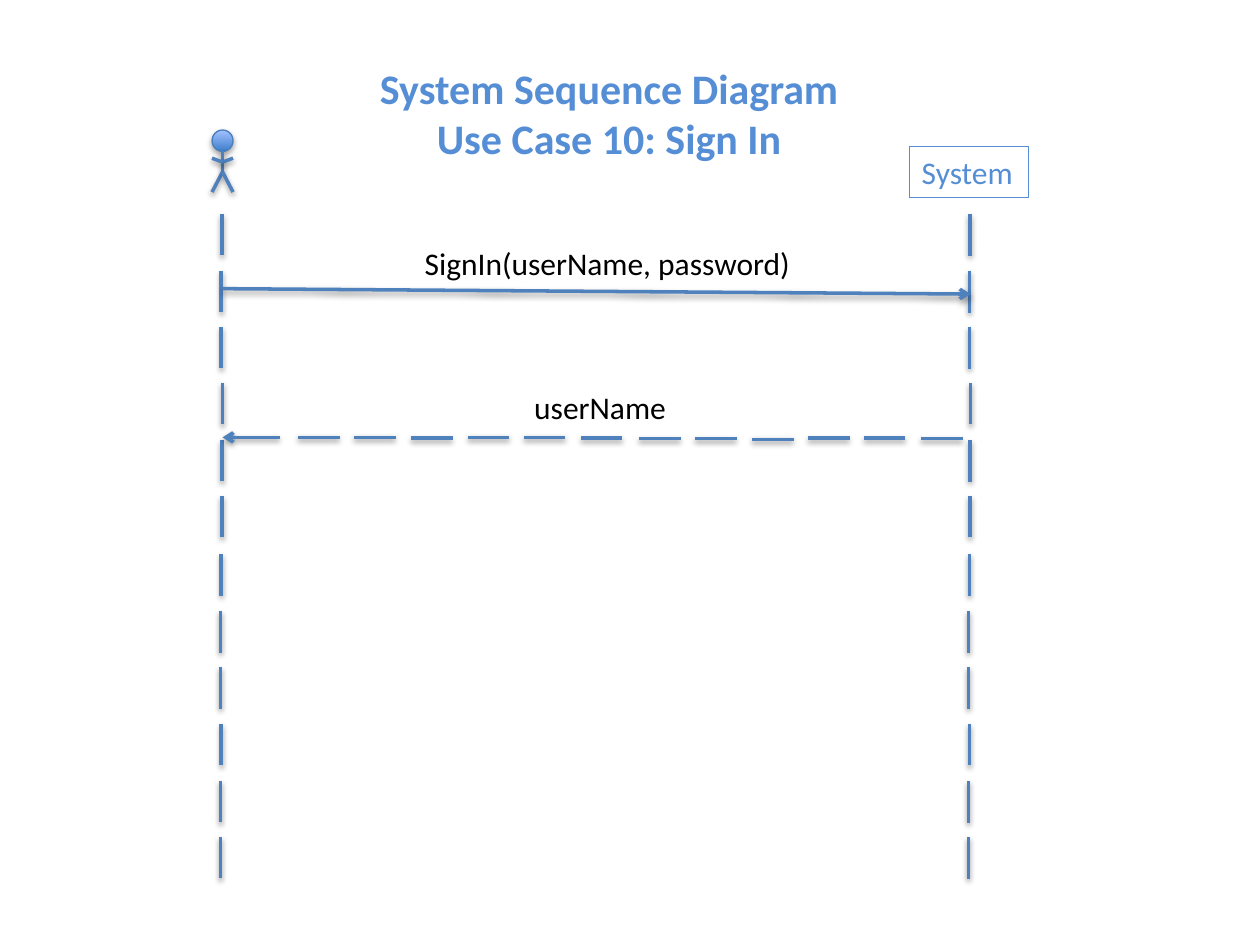
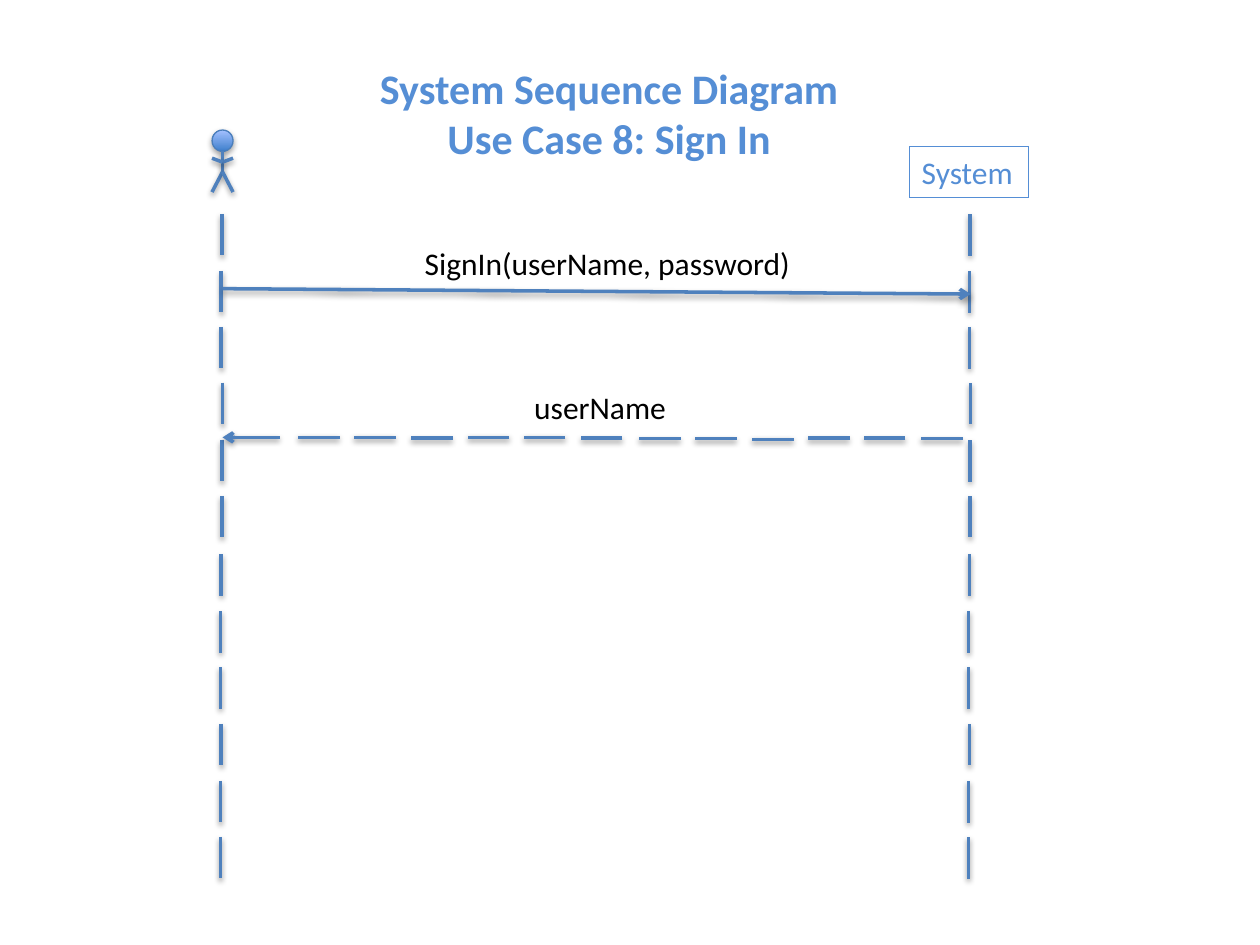
Before and after one commit to niemilkm/csc440-KevinNiemiller, a slide deck: slide 10 of deliverables/iteration3/other/DomainModel_SSD_ClassDiagrams.pptx (slide 9 before the commit). Drawn at 1260x945 pixels with LibreOffice and Linux fonts; fonts in the diff are those of the drawing. Boxes give left, top, right and bottom in pixels: in the first picture for what was removed or moved away, otherwise in the second. Text is boxed around its words. In the diff, an @@ line names an element or a change of style, - is before the commit and + after.

```diff
--- a/deliverables/iteration3/other/DomainModel_SSD_ClassDiagrams.pptx
+++ b/deliverables/iteration3/other/DomainModel_SSD_ClassDiagrams.pptx
@@ text at box(447, 124, 771, 161): text changed @@
-Use Case 10: Sign In
+Use Case 8: Sign In
```
Also in this commit, not shown: 5 other slides changed, 1 slide added, 2 other files.
